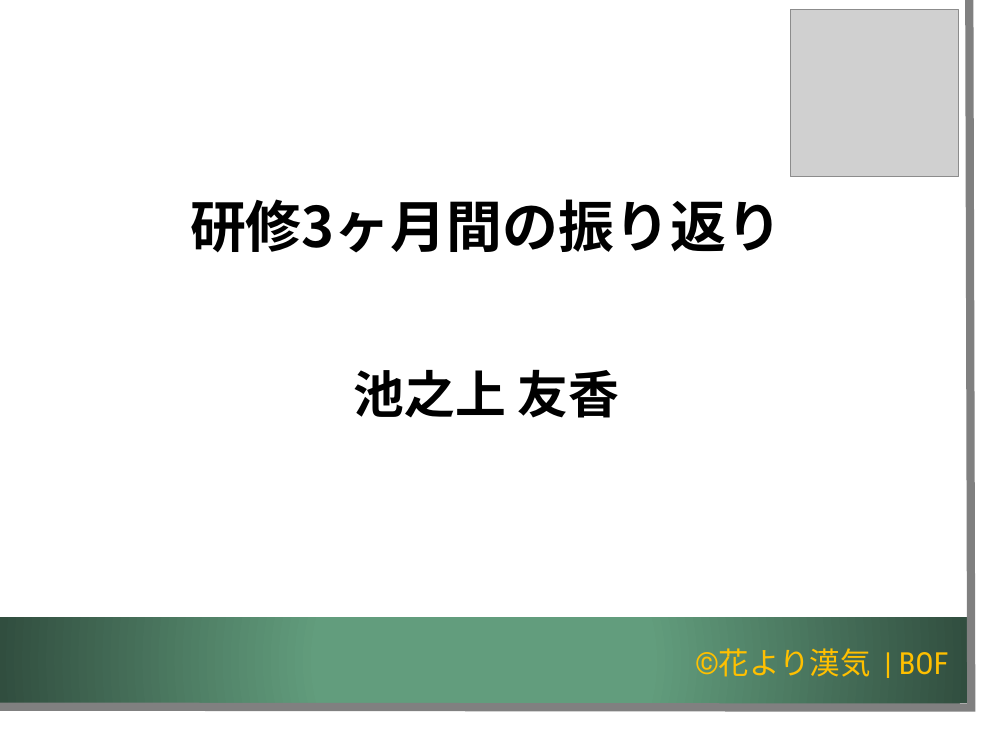
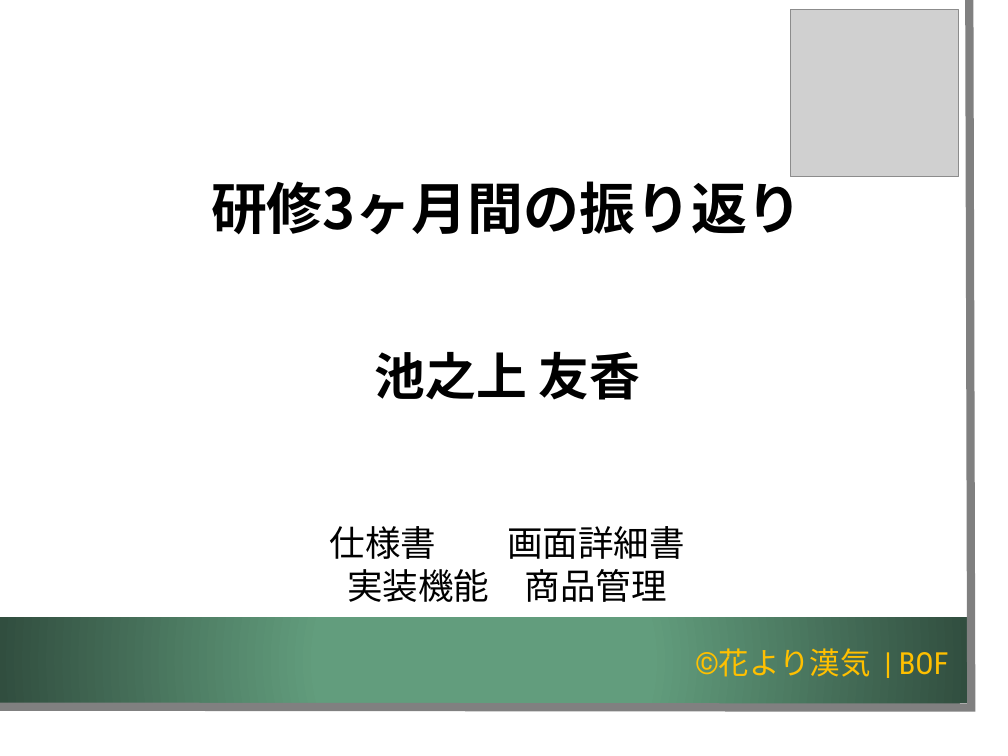
Before and after one commit to K-MIGTA/hanayoriRepo, a slide deck: slide 15 of 成果報告会_発表用スライド_チーム開発演習編集版_1.2.pptx. Drawn at 1008x756 pixels with LibreOffice and Linux fonts; fonts in the diff are those of the drawing; grey boxes stand for pictures; background and template pictures are left out. Boxes give left, top, right and bottom in pixels: in the first picture for what was removed or moved away, otherwise in the second. Text is boxed around its words. In the diff, an @@ line names an element or a change of style, - is before the commit and + after.

```diff
--- a/成果報告会_発表用スライド_チーム開発演習編集版_1.2.pptx
+++ b/成果報告会_発表用スライド_チーム開発演習編集版_1.2.pptx
@@ title "研修3ヶ月間の振り返り 池之上 友香" rewrapped from [190, 199, 782, 418] to [211, 173, 803, 400] @@
@@ text added at [330, 526, 685, 602], 28 pt, text #000000 @@
+仕様書 画面詳細書
+実装機能 商品管理
```
Also in this commit, not shown: 6 other slides changed.
